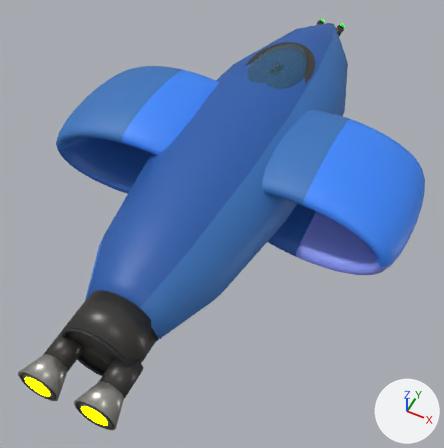
A saved change to the glTF model ThoriumGap_JS/models/Ship_TwoHoop_274461.glb.
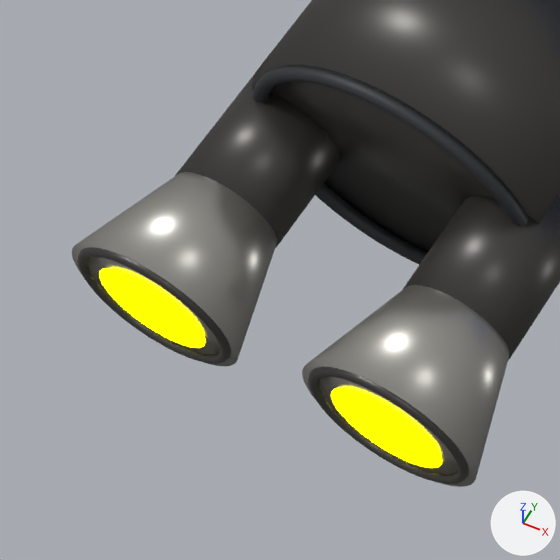
The first picture shows the older version from a 50 mm lens placed at (1.94, -4.53, 4.21), pointed at (0.1, -0.84, -0.4). The close-ups show the older and then the newer version on the part from 0% to 31% of the width and 70% to 100% of the height of that picture. Only the edits that show in the close-ups are written down. The lights are fixed; the arrows at lower right show +X, +Y and +Z. Where no turn or scale is listed for an object, it has been applied to the vertices.

The scene before the commit, as lines of its bpy script (objects in view):
```python
ob_engineemitter = bpy.data.objects.new('EngineEmitter', me_engineemitter)
ob_engineemitter.location = (0.0, 0.0, 0.0)
ob_enginelip_left_darknozzlerim = bpy.data.objects.new('EngineLip_Left_DarkNozzleRim', me_enginelip_left_darknozzlerim_mesh)
ob_enginelip_left_darknozzlerim.location = (-0.254, -3.203, -0.027)
ob_enginethroat_left_afthulldarksocket = bpy.data.objects.new('EngineThroat_Left_AftHullDarkSocket', me_enginethroat_left_afthulldarksocket_mesh)
ob_enginethroat_left_afthulldarksocket.location = (-0.254, -2.855, -0.027)
# also in view: 'EngineThroat_Right_AftHullDarkSocket' at (0.25, -2.85, -0.03); 'EngineBell_Right_AftHullBurnishedNozzle' at (0.25, -3.06, -0.03); 'EngineBlock_AftHullDarkTrimRing' at (0.0, -2.81, 0.0); 'EngineBell_Left_AftHullBurnishedNozzle' at (-0.25, -3.06, -0.03); 'EngineBlock_AftHullIntegratedMountPlate' at (0.0, -2.61, 0.0)
```
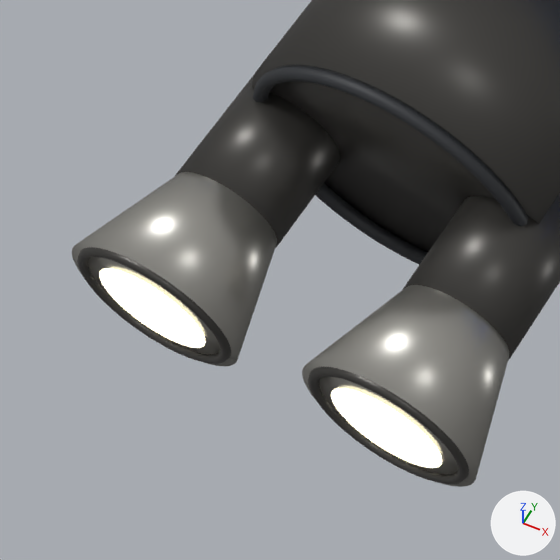
Changed parts and their boxes [x1, y1, x2, y2] in the close-ups (560 x 560 px):
'EngineEmitter', recoloured: [99, 268, 442, 468] in both

What the commit changed:
In material 'EngineGlow' (mat_engineglow), emission_color goes from (1.0, 1.0, 0.0) (yellow #ffff00) to (0.62, 0.57, 0.4) (beige #cec7aa).
